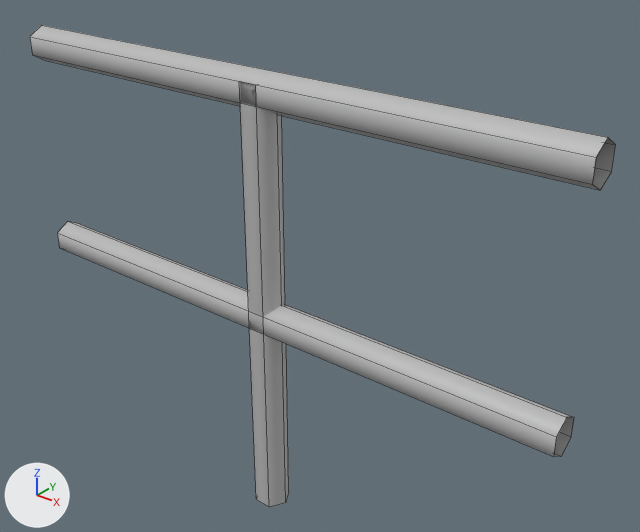
A saved change to the FBX model Assets/Models/Level/Railing_Mid_01.fbx.
Camera for both pictures: a 50 mm camera at (0.0266, -0.0181, 0.0208) aimed at (0.0109, 0.0015, 0.0087). The axes (+X, +Y, +Z) are drawn at lower left. The lights are the same throughout. Mesh edges are drawn as thin lines. Where no turn or scale is listed for an object, it has been applied to the vertices.

Objects in the first picture: 'Railing_Mid_01'.
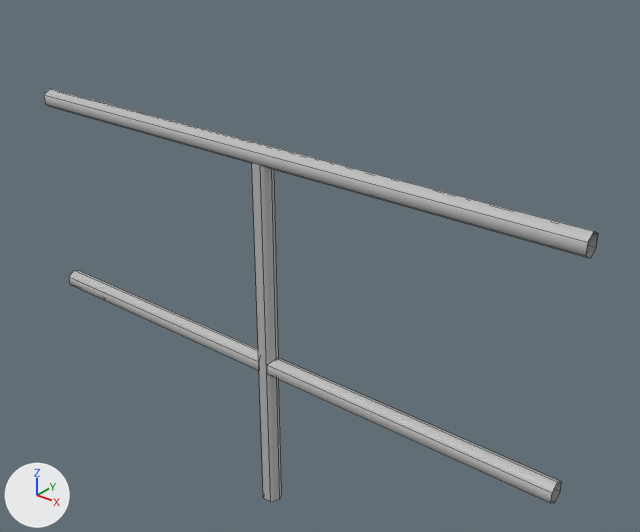
Where the change shows, as pixel boxes (x1, y1, x2, y2) in the pictures (640 x 532 px; the box of a moved part takes in the faces that stretch with it):
'Railing_Mid_01', reshaped (14% shorter): before (30, 25, 615, 507); after (44, 89, 598, 503)
part 1 of me_mesh, moved or reshaped: before (30, 25, 615, 190); after (252, 162, 282, 502)
part 2 of me_mesh, moved or reshaped: before (57, 221, 574, 457); after (44, 89, 598, 258)
part 3 of me_mesh, deleted: before (239, 81, 289, 507)
part 4 of me_mesh, added: after (69, 270, 561, 503)

What the commit changed:
me_mesh is used by ob_railing_mid_01; location (0.0, 0.0, 0.0).
Verts and faces of me_mesh; kept vertices keep their numbers, new ones are numbered from 36.
Before the commit, vertices of me_mesh: 0 (0.0103, 0.0005, 0.0) at pixel (288, 491), 1 (0.0097, 0.0005, 0.0), 2 (0.0094, 0.0, 0.0), 3 (0.0097, -0.0005, 0.0) at pixel (256, 499), 4 (0.0103, -0.0005, 0.0) at pixel (269, 506).
Before the commit, vertices of me_mesh: 5 (0.0106, 0.0, 0.0) at pixel (285, 502), 6 (0.0103, 0.0005, 0.0147), 7 (0.0097, 0.0005, 0.0147), 8 (0.0094, 0.0, 0.0147), 9 (0.0097, -0.0005, 0.0147) at pixel (239, 81).
Before the commit, vertices of me_mesh: 10 (0.0103, -0.0005, 0.0147) at pixel (255, 84), 11 (0.0106, 0.0, 0.0147).
me_mesh had 36 vertices, 18 faces and spanned x 0.0..0.02, y -0.0005..0.0005, z 0.0..0.015.
me_mesh now has 48 vertices, 24 faces and spans x 0.0..0.02, y -0.0003..0.0003, z 0.0..0.0128.
me_mesh part 1: the loose piece of 12 vertices spanning x 0.0..0.02, y -0.0005..0.0005, z 0.0138..0.015 is turned -90 degrees about the y axis through its middle and scaled by 0.612, then moved by (0.0, 0.0, -0.0083).
me_mesh part 2: the loose piece of 12 vertices spanning x 0.0..0.02, y -0.0005..0.0005, z 0.0066..0.0078 is scaled about its middle by (1, 0.556, 0.556), then moved by (0.0, 0.0, 0.0053).
Part 3, on me_mesh:
Vertices deleted: 0 to 11 (with the faces that use them).
Part 4, on me_mesh:
16 vertices are added at x 0.0..0.02, y -0.0003..0.0003, z 0.0051..0.0057.
8 new vertices lie (0.0098, 0.0, 0.0) away from vertices in x 0.0..0.0102, y -0.0003..0.0003, z 0.0052..0.0056.
12 new faces join them.
